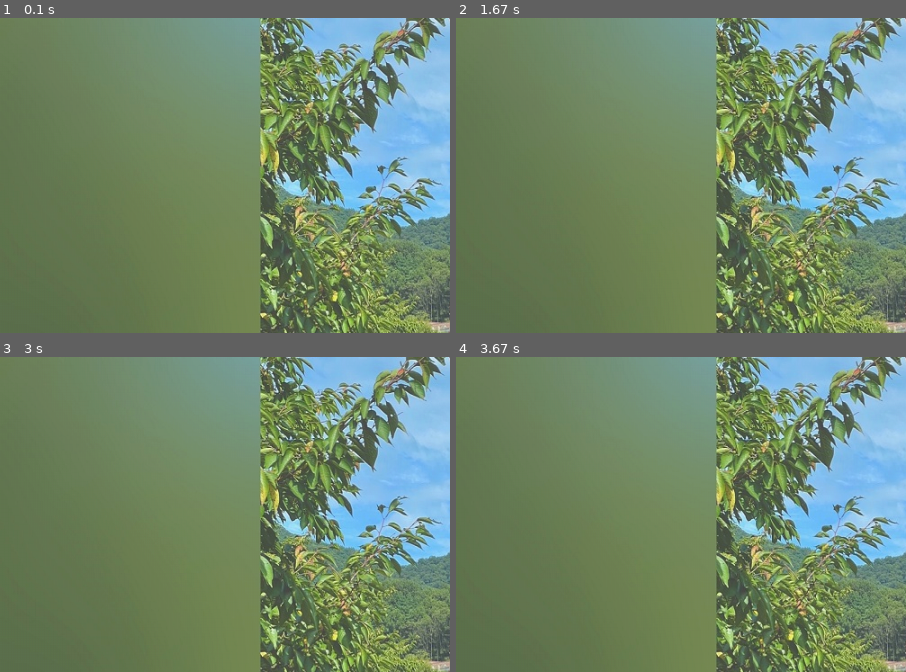
Above: before the commit, frames 1-4 (two rows, left to right).
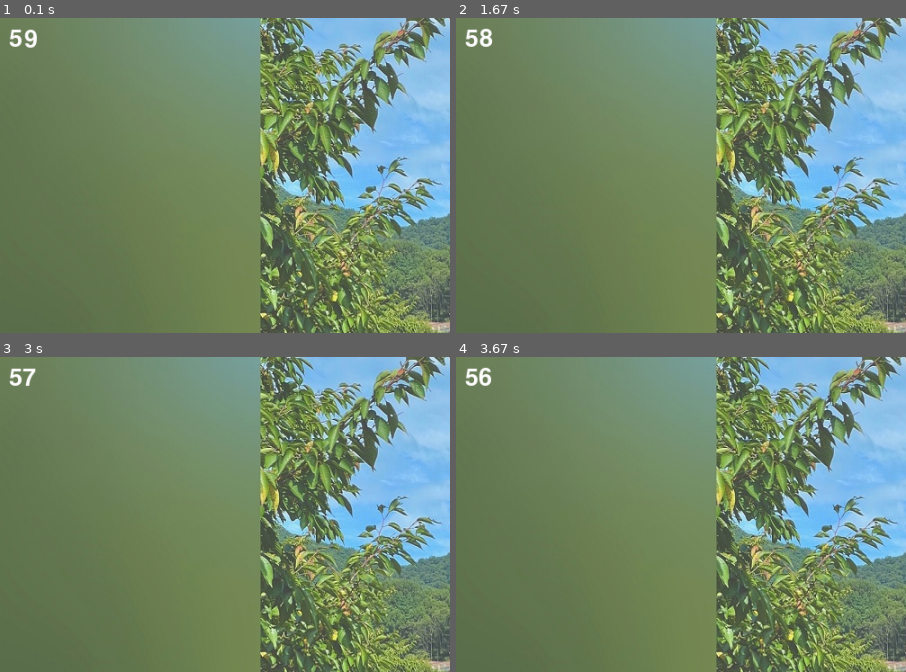
Above: after the commit, the same moments.

Repository: Burna0912/team_project
Game: pygame game, started from workspace/boo_pygame.py
Same seed, same stepped clock (60 frames per second), same inputs: the game is played once before the commit and once after it.
Inputs:
- Up to frame 1 (0.1 s): no input
- Up to frame 2 (1.67 s): hold Right 0.33-0.8 s; hold Right 0.83-1.3 s; hold Left from 1.33 s (still down)
- Up to frame 3 (3 s): release Left at 1.87 s; hold Left 1.9-2.3 s; hold Right 2.33-2.97 s
- Up to frame 4 (3.67 s): hold Left 3-3.47 s; hold Right from 3.5 s (still down)
The pictures show only the part of the screen within x 0-50%, y 0-50%; the shares and areas given below are measured in that part.

The runs differ from the first frame. In frame 1, 0.2% of the frame differs, in the area x 2-9%, y 3-10%; in frame 2, 0.2%, in the area x 2-8%, y 3-10%; in frame 3, 0.2%; in frame 4, 0.2%.

Commit message:
timer recover

Diff:
--- a/workspace/boo_pygame.py
+++ b/workspace/boo_pygame.py
@@ -91,10 +91,6 @@
     # 충돌 처리 (A+: 10점, B+: 7점, C+: 5점, D+: 3점, F: -5점)
 
 
-
-    # 배경, 캐릭터 그리기 (봄, 여름, 가을, 겨울)
-    # 60초를 4분할하여 각 15초마다 봄, 여름, 가을, 겨울 순으로 배경이 바뀜
-
     if (total_time-elapsed_time) >30:
         screen.blit(background_1,(0,0))
     elif (total_time-elapsed_time) >0:
@@ -106,6 +102,10 @@
         #남은 시간이 0일 경우 게임이 종료되도록 했지만 작동하지 않는다.
 
         #running = False
+    if(total_time-elapsed_time > 0): #게임이 종료되면 타이머가 안보이도록 설정
+        screen.blit(timer, (10, 10))
+    else:
+        screen.blit(timer, (-100, -100))
 
 
     #부 위치 설정
